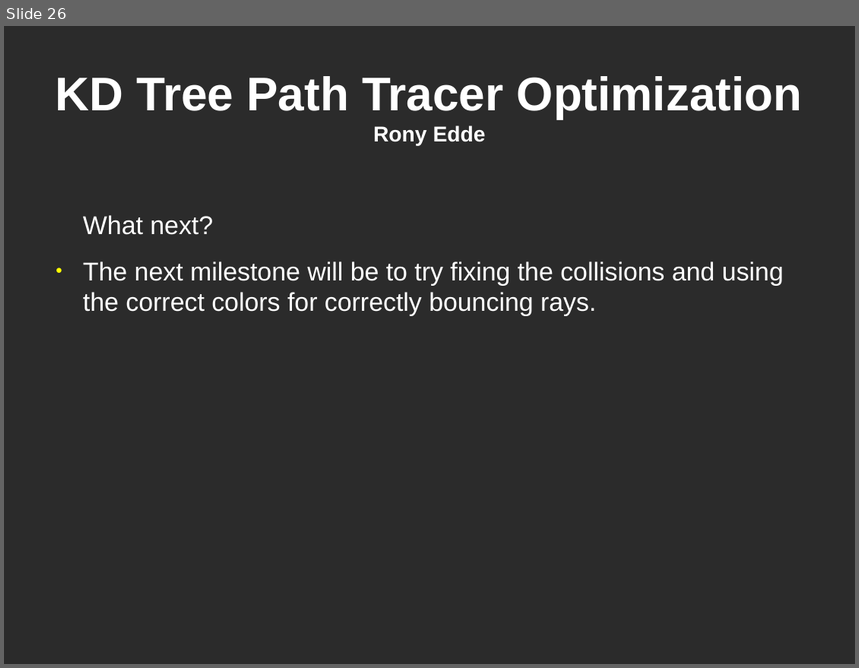
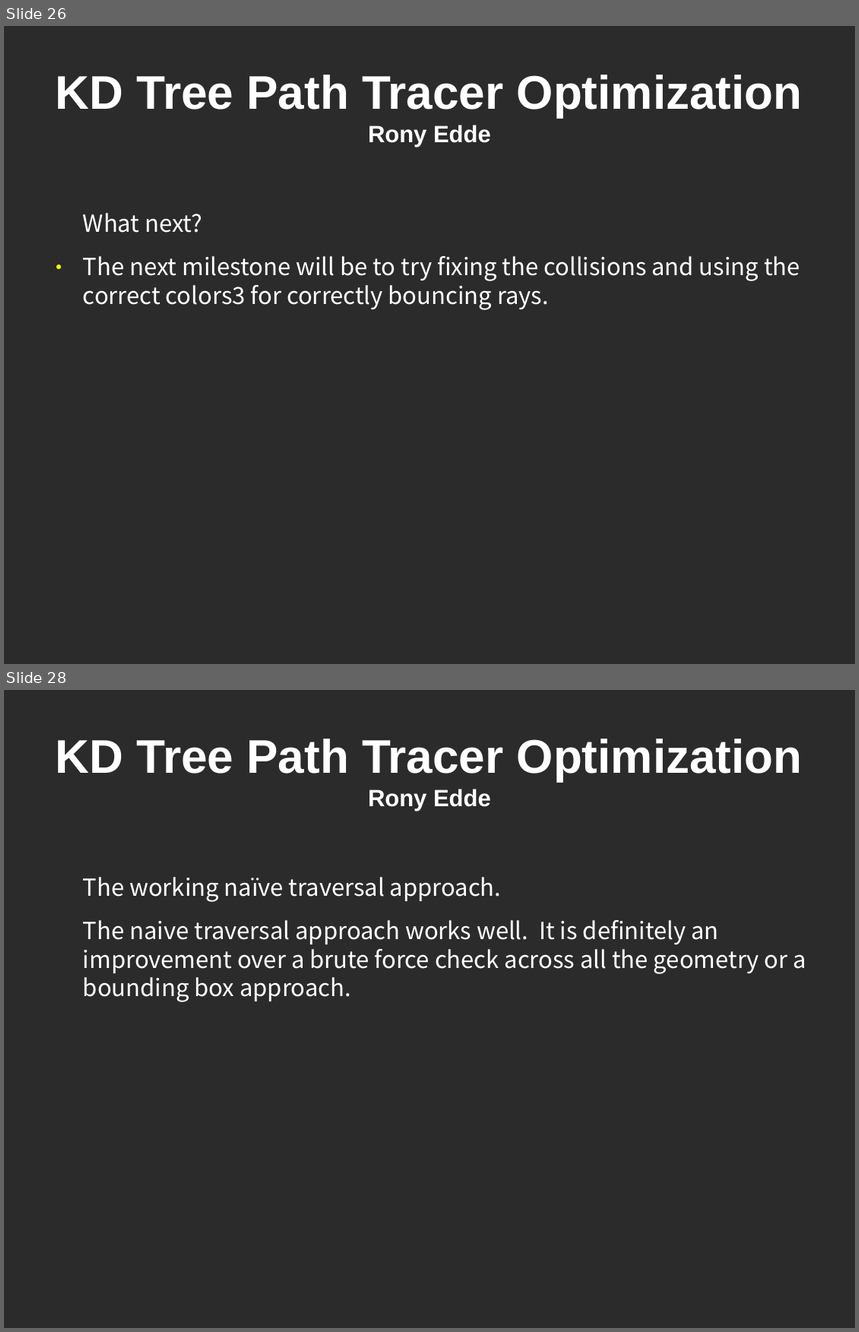
Before and after one commit to reddeupenn/kdtreePathTracerOptimization, a slide deck: presentation/presentation_1.odp. Shown one above the other, each under a label of ours: slide 26 before the commit, slides 26 and 28 after it; the slides between them are not shown. The pictures are 859x668 and 859x1332 pixels, drawn with LibreOffice and Linux fonts; fonts in the diff are those of the drawing; background and template pictures are left out; a plain dark background stands for a picture behind light text. Boxes give left, top, right and bottom in pixels: in the first picture for what was removed or moved away, otherwise in the second. Text is boxed around its words. In the diff, an @@ line names an element or a change of style, - is before the commit and + after.

```diff
--- a/presentation/presentation_1.odp
+++ b/presentation/presentation_1.odp
@@ slide 28 added at (4,690,855,1328), background picture (left out) @@
@@ title added at (56,739,803,811), 44 pt, text #FFFFFF, bold @@
+KD Tree Path Tracer Optimization
+Rony Edde
@@ text added at (83,877,807,1002), 22 pt, text #FFFFFF @@
+The working naïve traversal approach.
+The naive traversal approach works well. It is definitely an improvement over a brute force check across all the geometry or a bounding box approach.
@@ slide 26 changed as well @@
@@ title "KD Tree Path Tracer Optimization ..." at (56,75,803,147): size 20 to 22 pt in "Rony Edde" @@
@@ text at (83,213,203,233): size 24 to 22 pt, font Arial to Noto Sans CJK JP in "What next?" @@
@@ text at (83,256,800,310): text changed; size 24 to 22 pt; font Arial to Noto Sans CJK JP @@
-● The next milestone will be to try fixing the collisions and using the correct colors for correctly bouncing rays.
+● The next milestone will be to try fixing the collisions and using the correct colors3 for correctly bouncing rays.
```
Also in this commit, not shown: 25 other slides changed, 19 other slides added, 33 other files.
